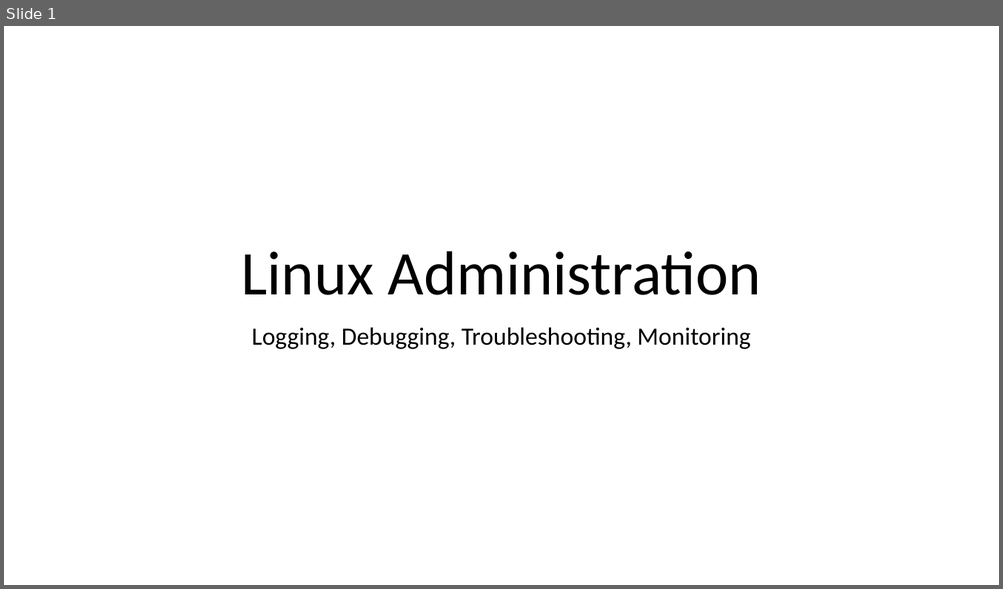
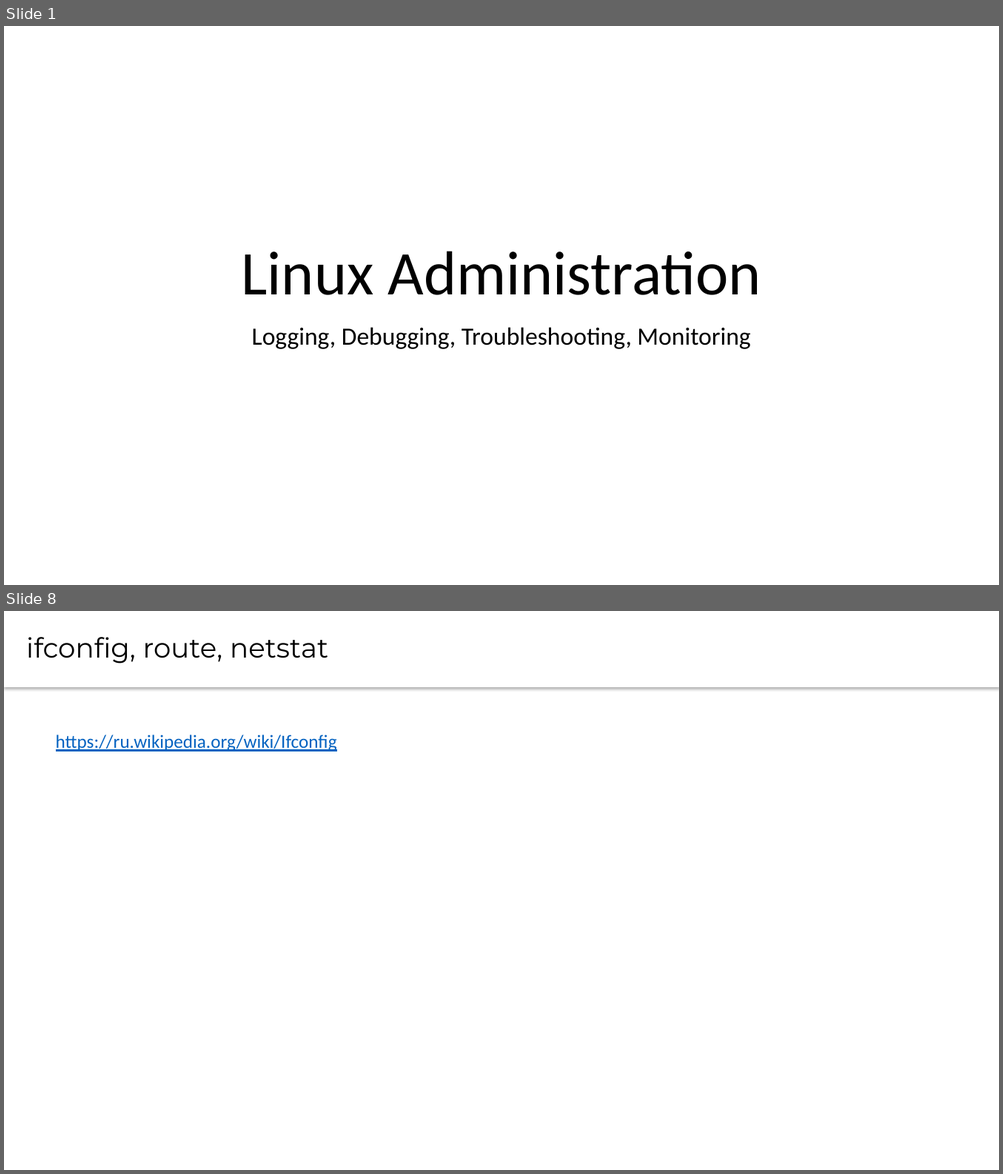
Before and after one commit to CsteerDevops1/lectures_devops2, a slide deck: LinuxAdm/LinuxAdm5.pptx. Shown one above the other, each under a label of ours: slide 1 before the commit, slides 1 and 8 after it; the slides between them are not shown. The pictures are 1003x589 and 1003x1174 pixels, drawn with LibreOffice and Linux fonts; fonts in the diff are those of the drawing. Boxes give left, top, right and bottom in pixels: in the first picture for what was removed or moved away, otherwise in the second. Text is boxed around its words. In the diff, an @@ line names an element or a change of style, - is before the commit and + after.

```diff
--- a/LinuxAdm/LinuxAdm5.pptx
+++ b/LinuxAdm/LinuxAdm5.pptx
@@ slide 8 added at box(4, 611, 999, 1170), background #FFFFFF @@
@@ text added at box(4, 611, 999, 687), fill #FFFFFF, 26.7 pt, text #000000 @@
+ifconfig, route, netstat
@@ text added at box(56, 735, 337, 752), 18 pt, text #0563C1, underline @@
+https://ru.wikipedia.org/wiki/Ifconfig
```
Also in this commit, not shown: 13 other slides added, 2 slides removed.
